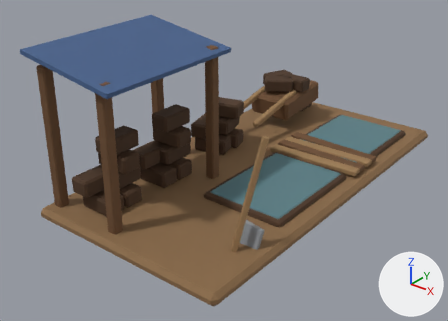
An edit to the FBX model client/CultOfComfort.Unity/Assets/Resources/Art/Models/peat_cut_l2.fbx, drawn before and after from the same camera.
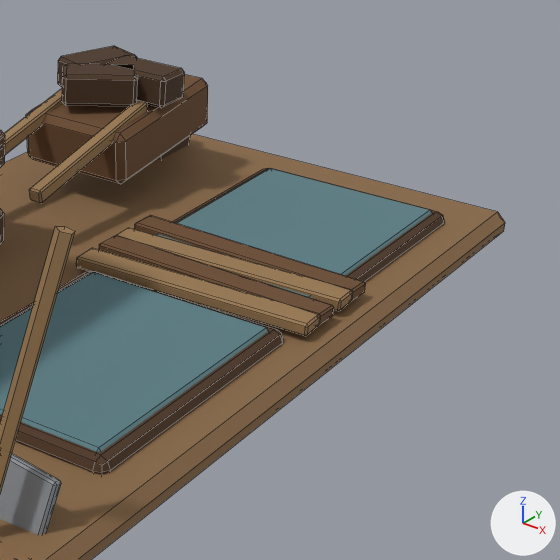
Each version appears first whole from a camera (50 mm lens) standing at (1.67, -2.38, 1.49) and looking at (-0.06, -0.2, 0.14), and next in a close-up on the part from 54% to 100% of the width and 16% to 81% of the height. Every picture has the same lights, and +X, +Y and +Z are marked at lower right. The older version's two pictures come first. The close-ups show mesh edges as thin lines. Where no turn or scale is listed for an object, it has been applied to the vertices. Vertices at exactly the same position are counted once.

Script lines for the objects in view, before the commit:
```python
me_building = bpy.data.meshes.new('Building')
me_building.from_pydata(...)  # 950 vertices, 1003 faces; spans x -0.54..0.52, y -0.99..0.99, z 0.0..0.79
me_building.materials.append(mat_palette)  # picture img_palette_png
ob_building = bpy.data.objects.new('Building', me_building)
ob_building.location = (0.0, 0.0, 0.0)
```
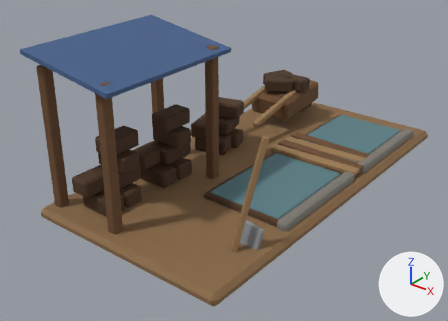
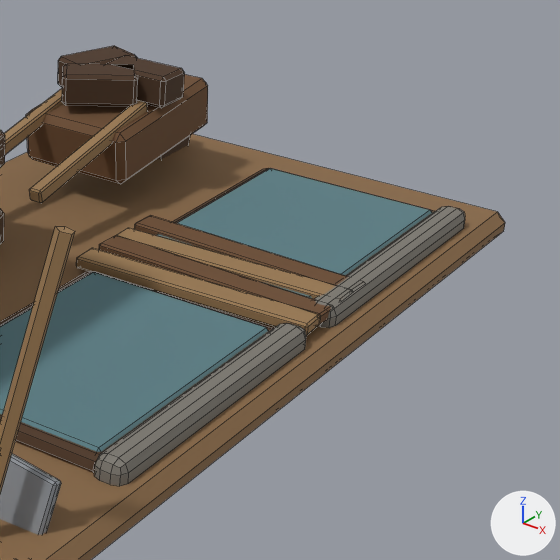
Changed parts and their boxes [x1, y1, x2, y2] in the close-ups (560 x 560 px):
```json
{"part": 1, "of": "me_building", "change": "added", "after": [315, 206, 465, 328]}
{"part": 2, "of": "me_building", "change": "added", "after": [94, 323, 306, 486]}
```

Scene script edits in JSON lines:
```json
{"block": "me_building", "where": "# used by ob_building; location = (0.0, 0.0, 0.0)"}
{"op": "remove", "block": "me_building", "code": "me_building.from_pydata(...)  # 950 vertices, 1003 faces; spans x -0.54..0.52, y -0.99..0.99, z 0.0..0.79"}
{"op": "add", "block": "me_building", "code": "me_building.from_pydata(...)  # 1062 vertices, 1111 faces; spans x -0.54..0.52, y -0.99..0.99, z 0.0..0.79"}
{"block": "me_building", "change": "me_building part 1: a new loose piece of 56 vertices spanning x 0.42..0.48, y 0.24..0.86, z 0.04..0.1, in mat_palette (picture img_palette_png)"}
{"block": "me_building", "change": "me_building part 2: a new loose piece of 56 vertices spanning x 0.42..0.48, y -0.46..0.16, z 0.04..0.1, in mat_palette (picture img_palette_png)"}
```
